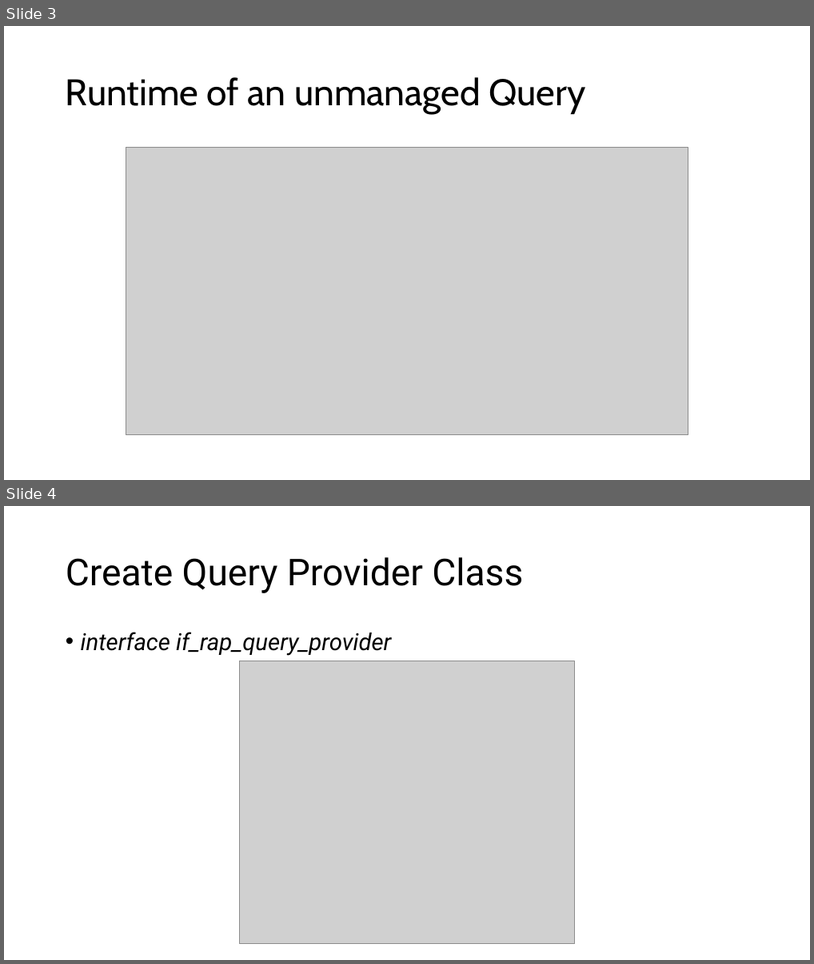
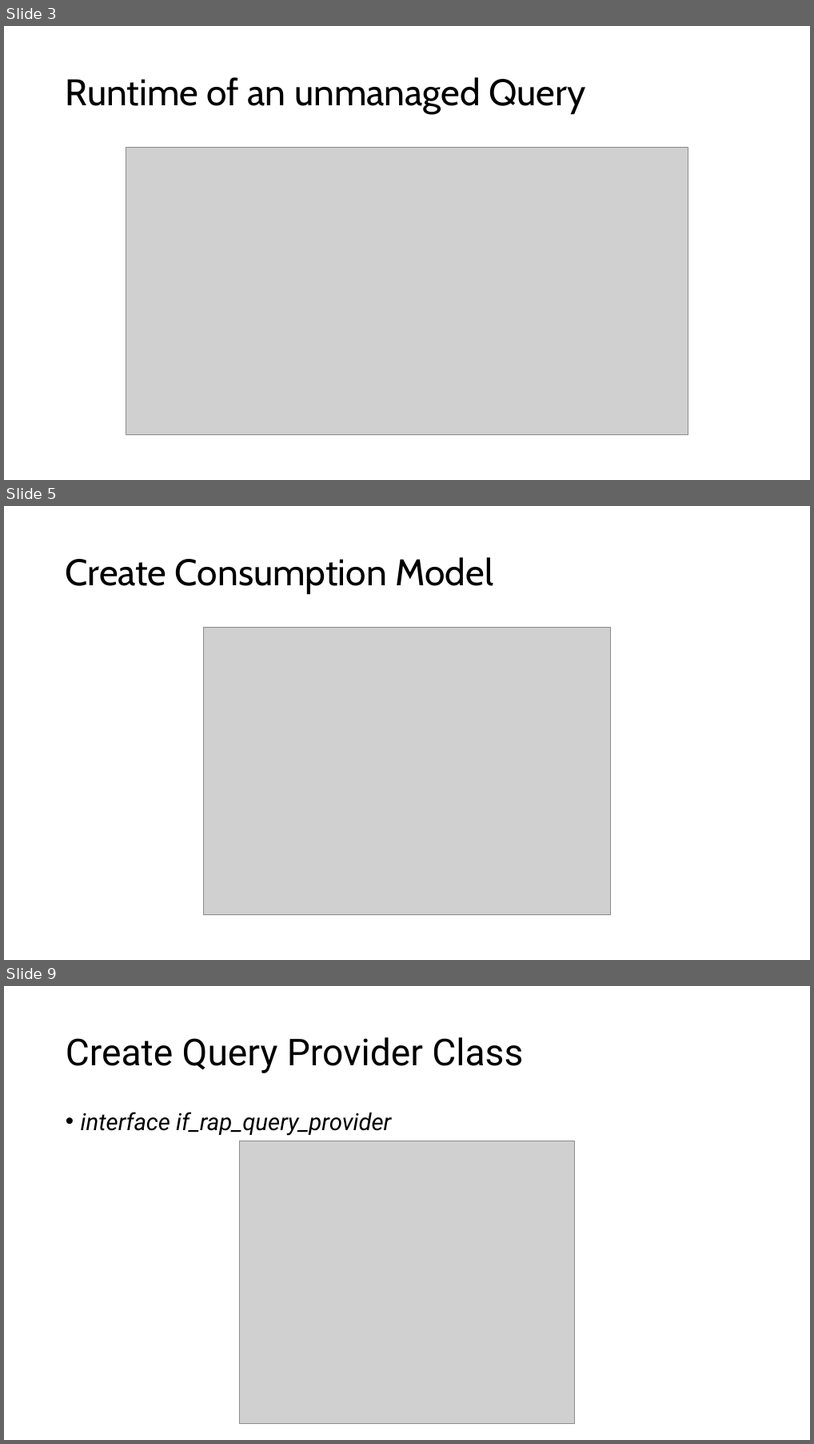
Before and after one commit to DevelopmentBvise/Schulung, a slide deck: RAP Unmanaged Query/UnmanagedQuery.pptx. Shown one above the other, each under a label of ours: slides 3 and 4 before the commit, slides 3, 5 and 9 after it; the slides between them are not shown. The pictures are 814x964 and 814x1444 pixels, drawn with LibreOffice and Linux fonts; fonts in the diff are those of the drawing; grey boxes stand for pictures. Boxes give left, top, right and bottom in pixels: in the first picture for what was removed or moved away, otherwise in the second. Text is boxed around its words. In the diff, an @@ line names an element or a change of style, - is before the commit and + after.

```diff
--- a/RAP Unmanaged Query/UnmanagedQuery.pptx
+++ b/RAP Unmanaged Query/UnmanagedQuery.pptx
@@ slide 5 added at (4,506,810,960), background #FFFFFF @@
@@ title added at (66,557,494,594), 44 pt, text #000000 @@
+Create Consumption Model
@@ picture added at (204,627,610,915) @@
@@ what was slide 4 is now slide 9 @@
```
Also in this commit, not shown: 6 other slides added, 1 slide removed, 1 other file.
